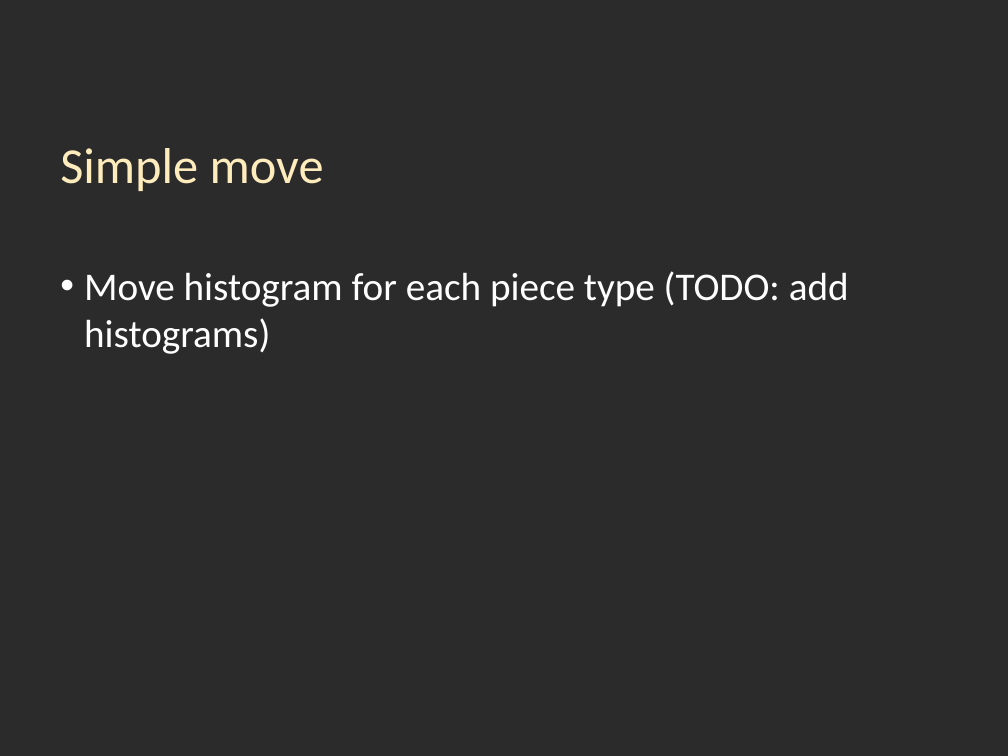
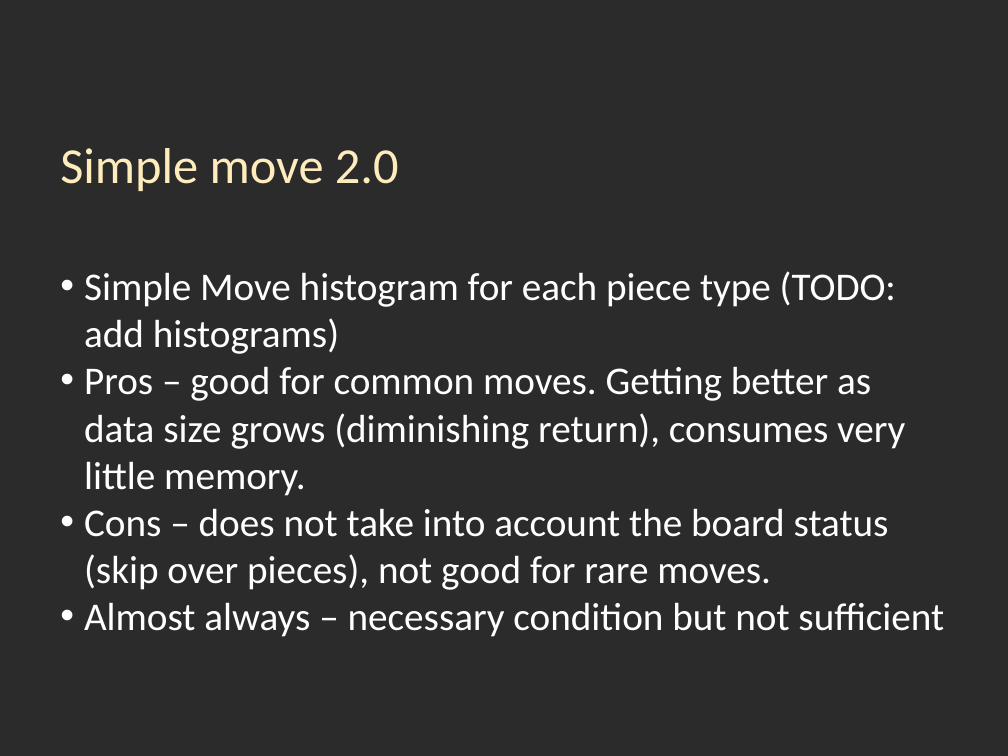
Before and after one commit to nivm/learningchess, a slide deck: slide 7 of presentation/chess_presentation.pptx (slide 6 before the commit). Drawn at 1008x756 pixels with LibreOffice and Linux fonts; fonts in the diff are those of the drawing; background and template pictures are left out; a plain dark background stands for a picture behind light text. Boxes give left, top, right and bottom in pixels: in the first picture for what was removed or moved away, otherwise in the second. Text is boxed around its words. In the diff, an @@ line names an element or a change of style, - is before the commit and + after.

Commit message:
Expanding data about simple move

```diff
--- a/presentation/chess_presentation.pptx
+++ b/presentation/chess_presentation.pptx
@@ text at box(60, 148, 399, 191): text changed @@
-Simple move
+Simple move 2.0
@@ text at box(84, 271, 944, 637): text changed @@
-• Move histogram for each piece type (TODO: add histograms)
+• Simple Move histogram for each piece type (TODO: add histograms)
+• Pros – good for common moves. Getting better as data size grows (diminishing return), consumes very little memory.
+• Cons – does not take into account the board status (skip over pieces), not good for rare moves.
+• Almost always – necessary condition but not sufficient
```
Also in this commit, not shown: 2 slides added.
